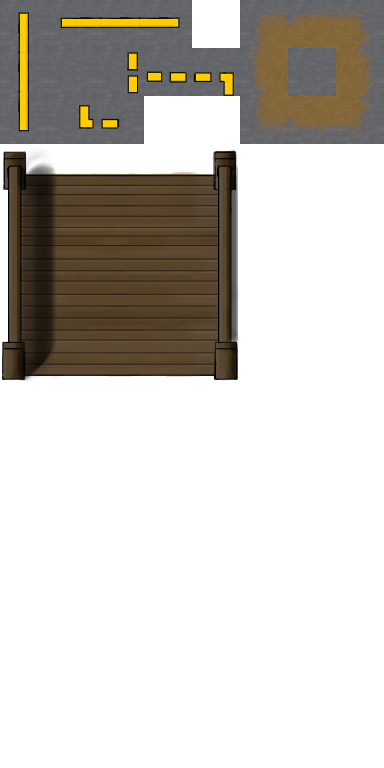
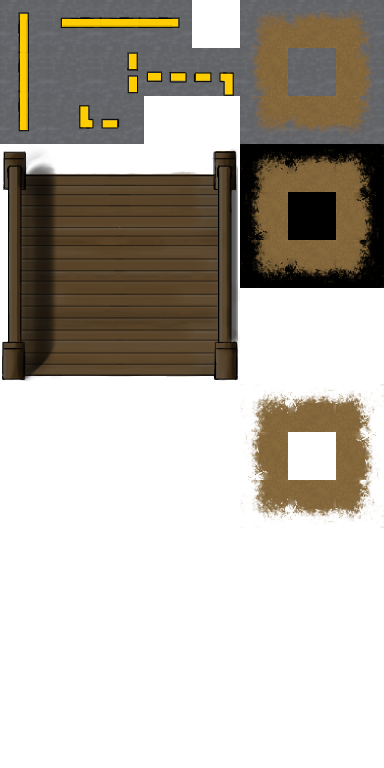
Layered file, before and after one edit (384×768). Changes by layer:
showed "Pasted Layer #1", painted on it over [240,144,384,528]
painted on "Proper" over [240,144,384,288]
